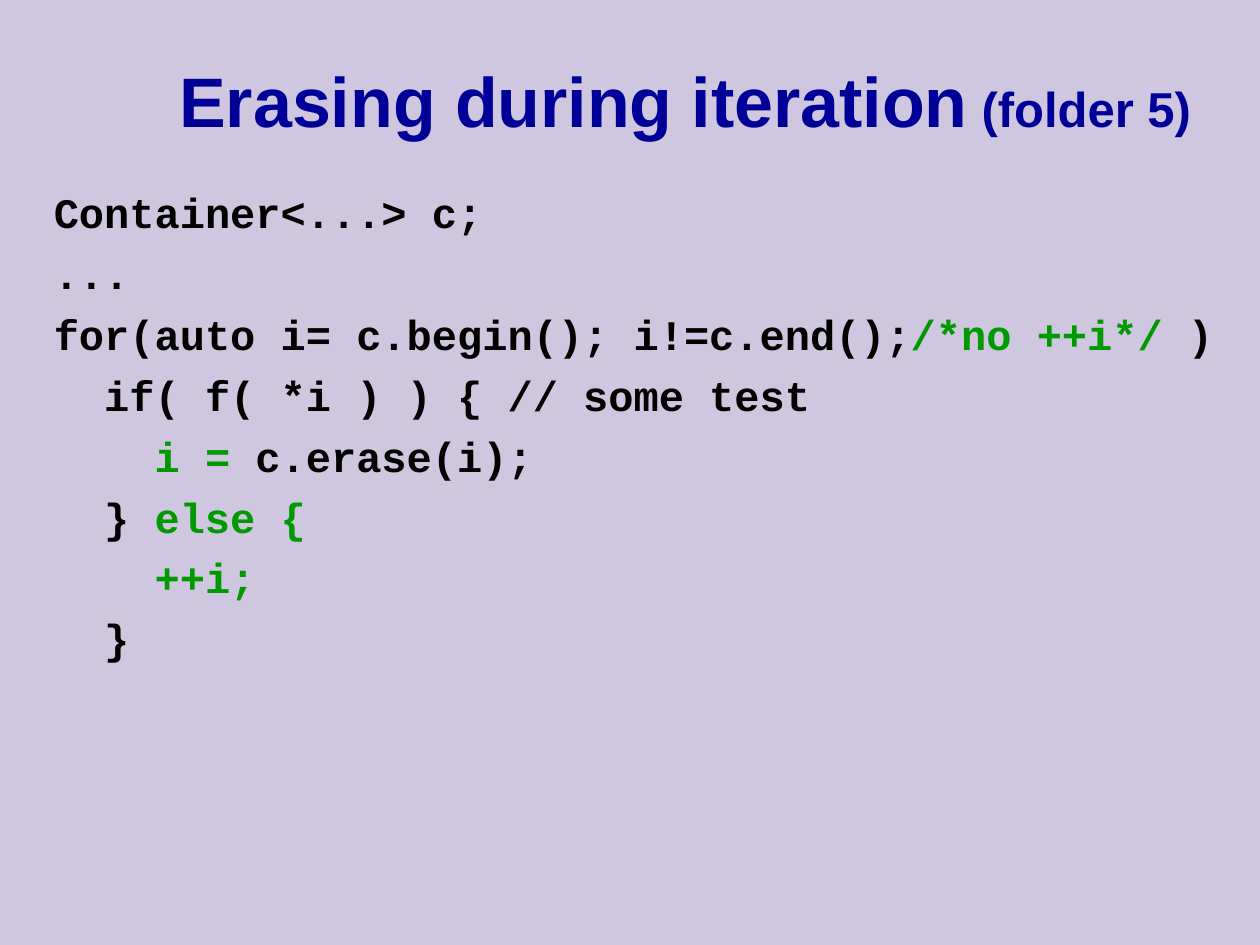
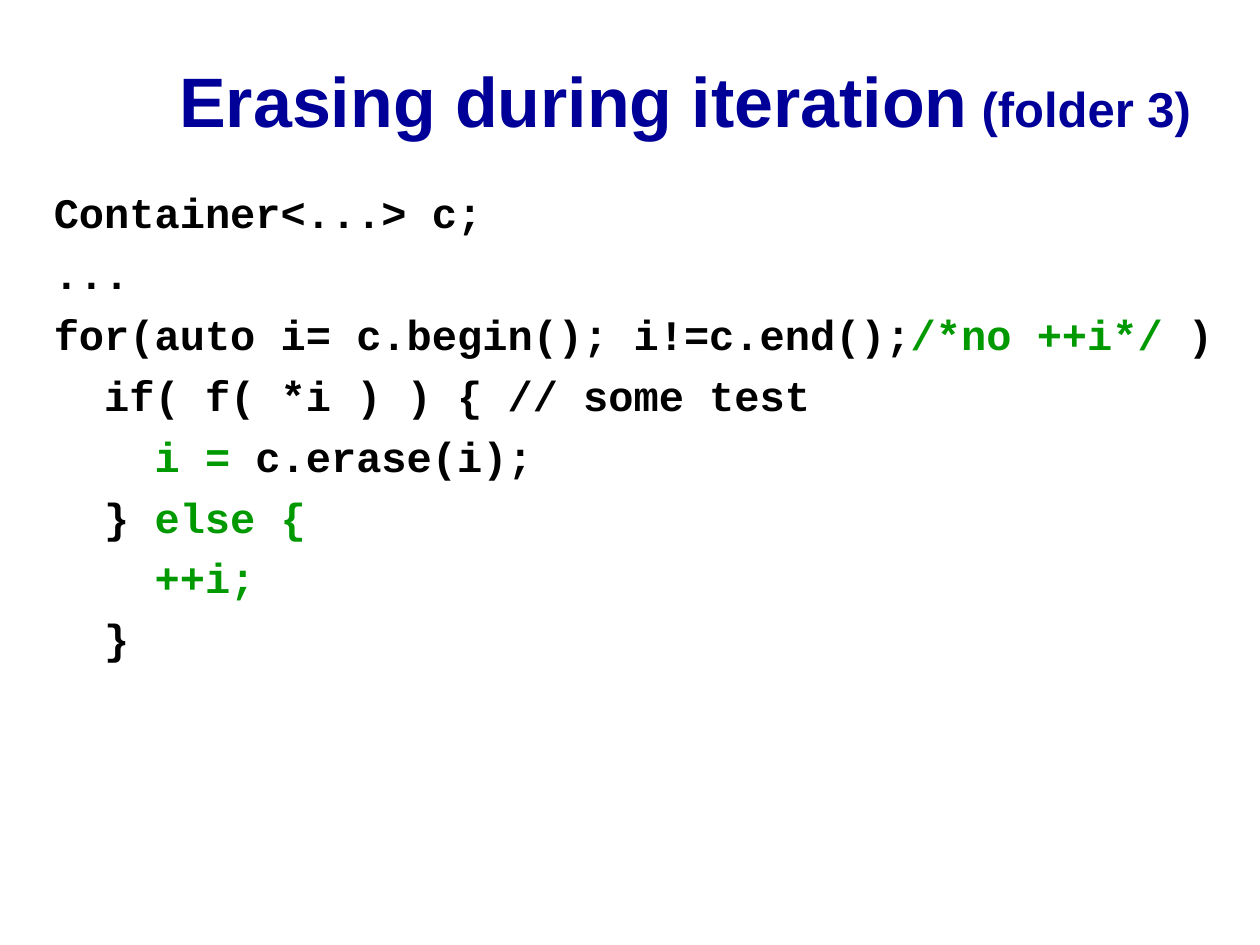
Before and after one commit to cpp-at-ariel/cpp-5779, a slide deck: slide 27 of 11-stl-algorithms/slides-iterators.odp. Drawn at 1260x945 pixels with LibreOffice and Linux fonts; fonts in the diff are those of the drawing. Boxes give left, top, right and bottom in pixels: in the first picture for what was removed or moved away, otherwise in the second. Text is boxed around its words. In the diff, an @@ line names an element or a change of style, - is before the commit and + after.

```diff
--- a/11-stl-algorithms/slides-iterators.odp
+++ b/11-stl-algorithms/slides-iterators.odp
@@ background #CEC7DF to #FFFFFF @@
@@ title at box(179, 76, 1191, 140): text changed @@
-Erasing during iteration (folder 5)
+Erasing during iteration (folder 3)
```
Also in this commit, not shown: 33 other slides changed, 1 slide added, 1 slide removed, 5 other files.
